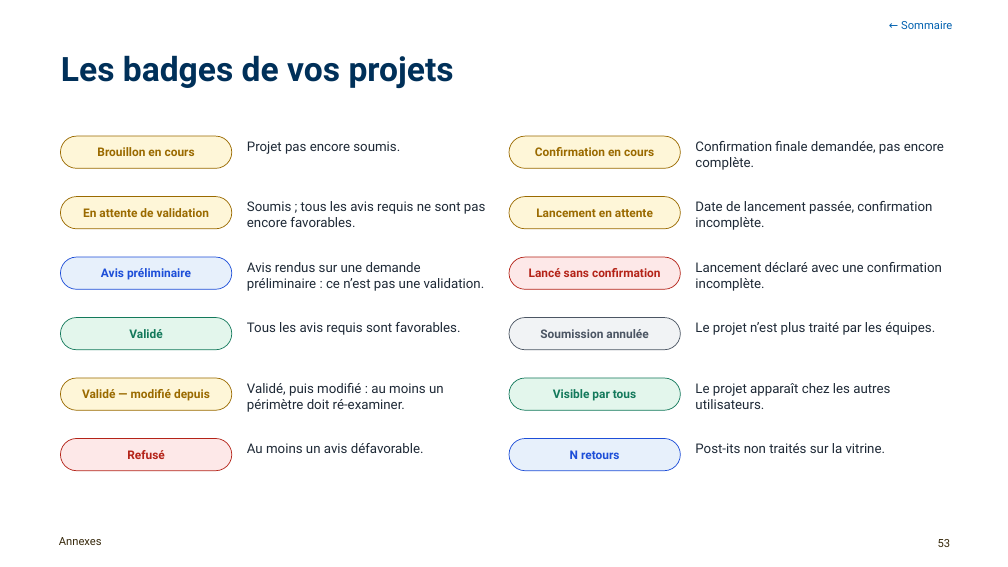
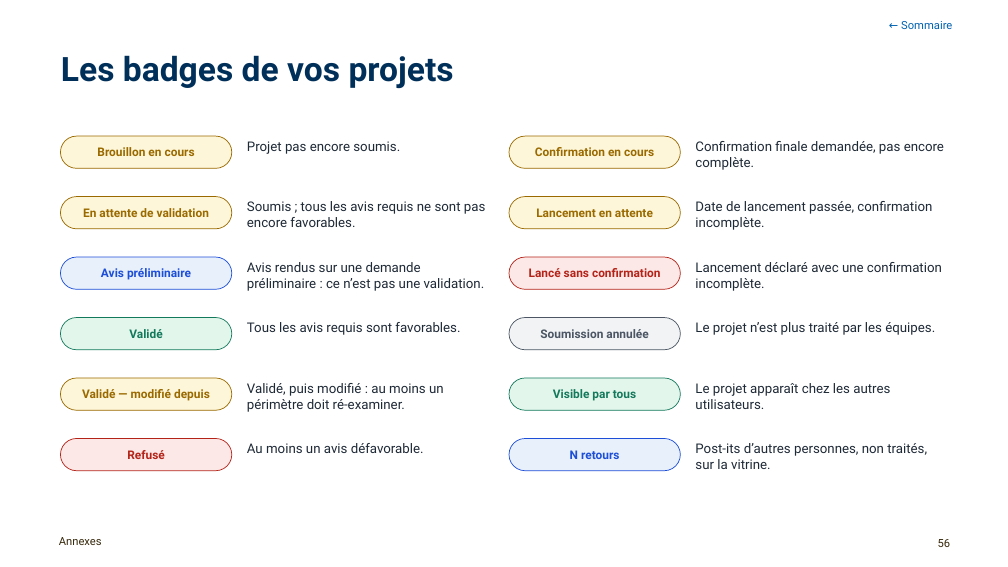
Before and after one commit to antoinelmariel-ux/ProjectNavigator, a slide deck: slide 56 of docs/Manuel_Project_Navigator_chef_de_projet.pptx (slide 53 before the commit). Drawn at 1008x567 pixels with LibreOffice and Linux fonts; fonts in the diff are those of the drawing; background and template pictures are left out. Boxes give left, top, right and bottom in pixels: in the first picture for what was removed or moved away, otherwise in the second. Text is boxed around its words. In the diff, an @@ line names an element or a change of style, - is before the commit and + after.

```diff
--- a/docs/Manuel_Project_Navigator_chef_de_projet.pptx
+++ b/docs/Manuel_Project_Navigator_chef_de_projet.pptx
@@ text at (695,443,927,469): text changed @@
-Post-its non traités sur la vitrine.
+Post-its d’autres personnes, non traités, sur la vitrine.
@@ page number at (938,539,951,547): text changed @@
-53
+56
```
Also in this commit, not shown: 24 other slides changed, 3 slides added, 3 other files.
